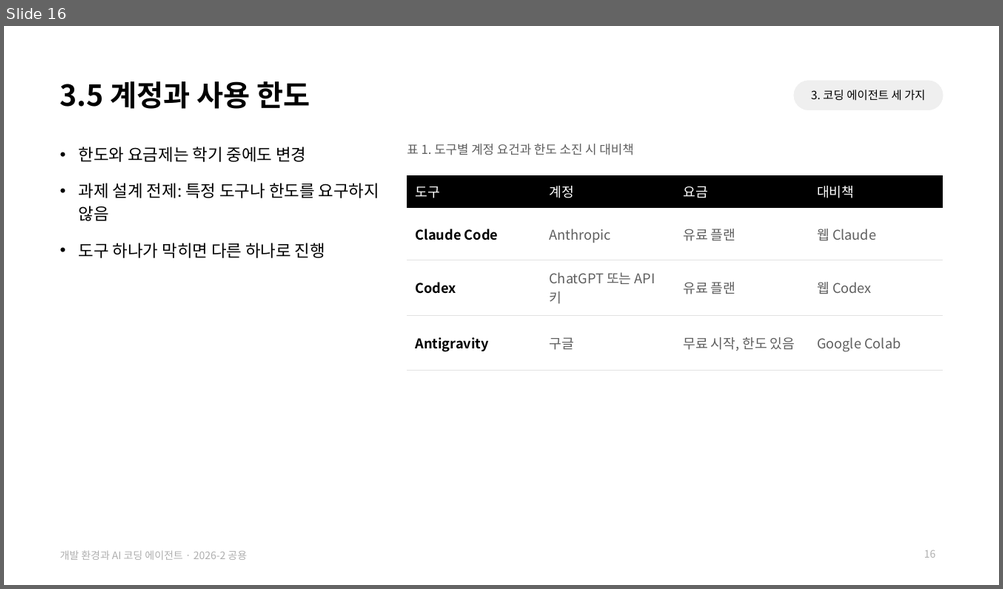
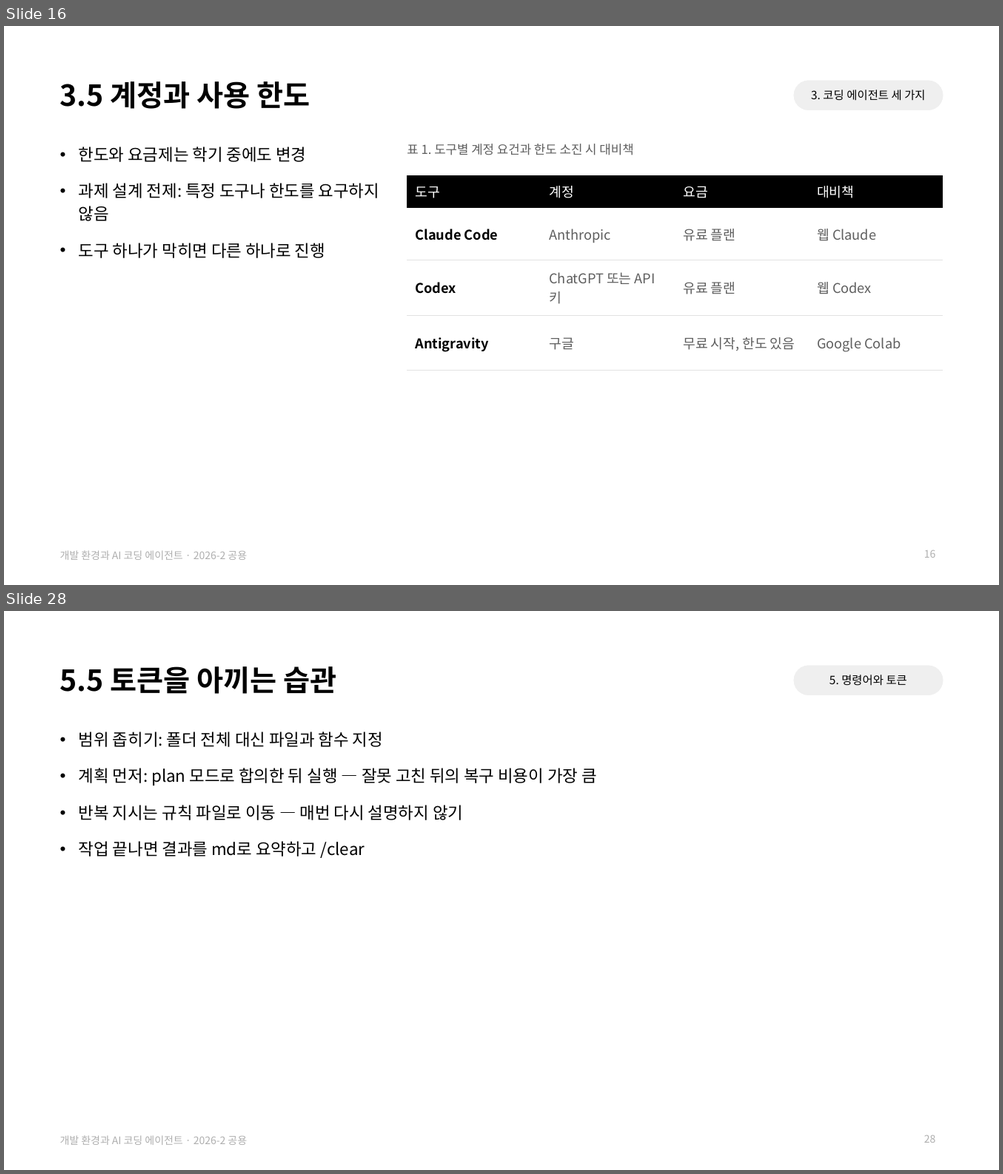
Before and after one commit to jihoyeo/smart-transport-logistics, a slide deck: slides/common/dev_env.pptx. Shown one above the other, each under a label of ours: slide 16 before the commit, slides 16 and 28 after it; the slides between them are not shown. The pictures are 1003x589 and 1003x1174 pixels, drawn with LibreOffice and Linux fonts; fonts in the diff are those of the drawing. Boxes give left, top, right and bottom in pixels: in the first picture for what was removed or moved away, otherwise in the second. Text is boxed around its words. In the diff, an @@ line names an element or a change of style, - is before the commit and + after.

```diff
--- a/slides/common/dev_env.pptx
+++ b/slides/common/dev_env.pptx
@@ slide 28 added at (4,611,999,1170), background #FFFFFF; not listed: 1 template element that a slide beside it also shows @@
@@ title added at (60,667,336,694), 28 pt, text #000000, bold @@
+5.5 토큰을 아끼는 습관
@@ text added at (794,666,942,695), fill #EFEFEF, 11 pt, text #000000 @@
+5. 명령어와 토큰
@@ text added at (79,732,597,858), 16 pt, text #000000 @@
+• 범위 좁히기: 폴더 전체 대신 파일과 함수 지정
+• 계획 먼저: plan 모드로 합의한 뒤 실행 — 잘못 고친 뒤의 복구 비용이 가장 큼
+• 반복 지시는 규칙 파일로 이동 — 매번 다시 설명하지 않기
+• 작업 끝나면 결과를 md로 요약하고 /clear
@@ page number added at (924,1136,936,1143), 10 pt, text #AFAFAF @@
+28
```
Also in this commit, not shown: 12 slides changed, 7 other slides added, 2 slides removed, 4 other files.
